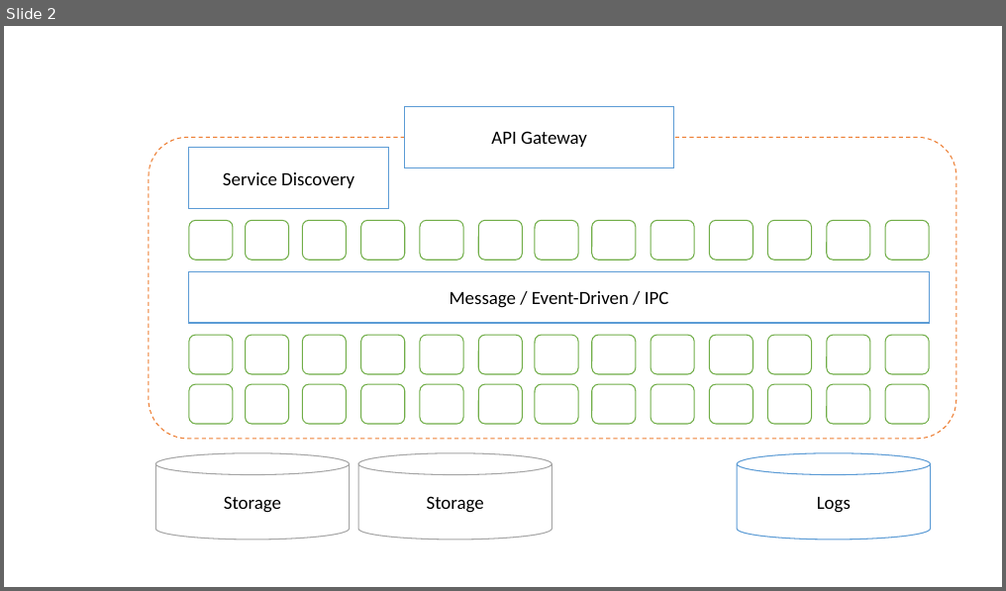
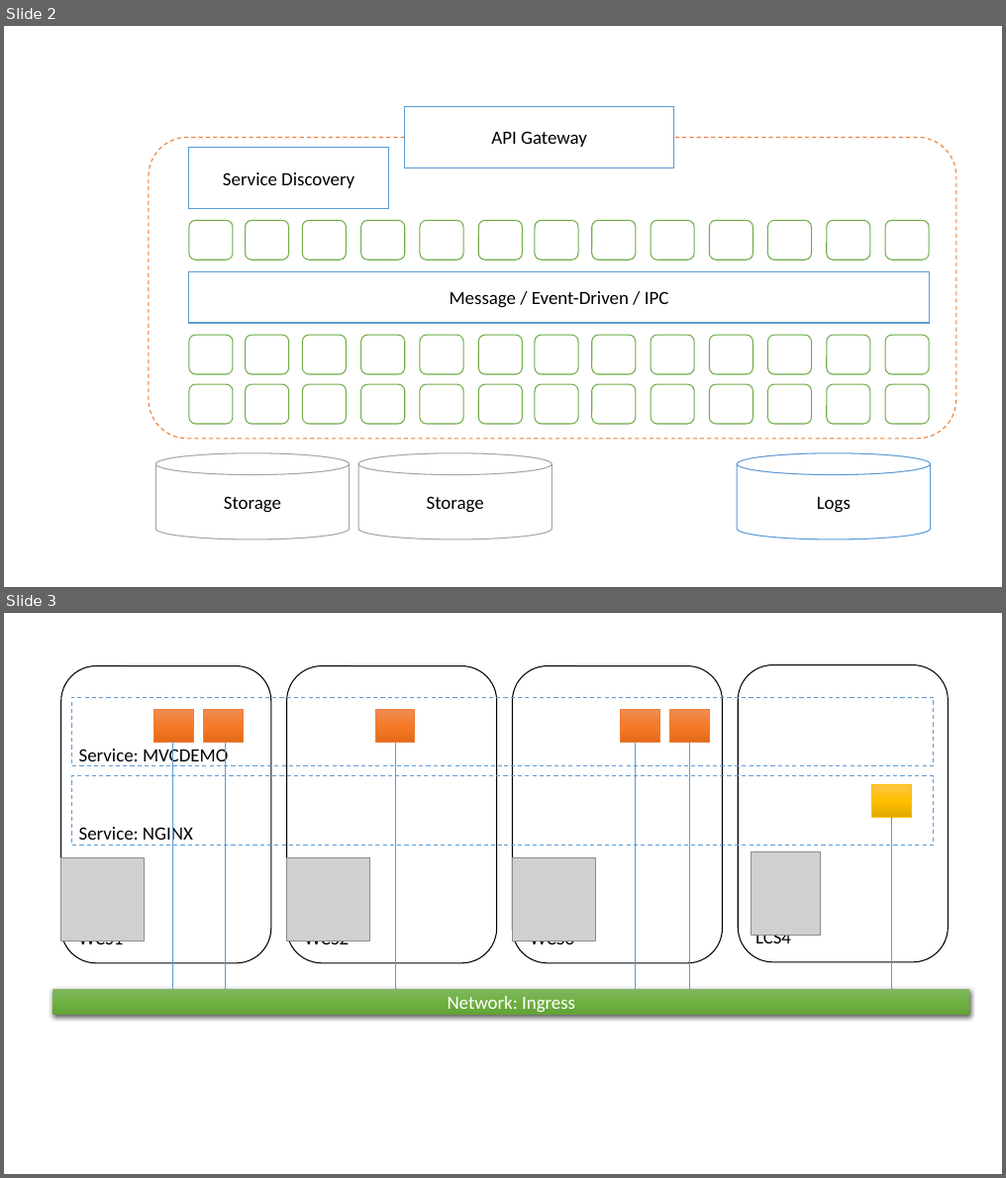
Before and after one commit to andrew0928/columns.chicken-house.net, a slide deck: wp-content/uploads/2017/05/slides.pptx. Shown one above the other, each under a label of ours: slide 2 before the commit, slides 2 and 3 after it. The pictures are 1006x591 and 1006x1178 pixels, drawn with LibreOffice and Linux fonts; fonts in the diff are those of the drawing; grey boxes stand for pictures. Boxes give left, top, right and bottom in pixels: in the first picture for what was removed or moved away, otherwise in the second. Text is boxed around its words. In the diff, an @@ line names an element or a change of style, - is before the commit and + after.

```diff
--- a/wp-content/uploads/2017/05/slides.pptx
+++ b/wp-content/uploads/2017/05/slides.pptx
@@ slide 3 added at (4,613,1002,1174), background #FFFFFF @@
@@ rounded rectangle added at (60,666,271,963), fill #FFFFFF, outline #000000 1 pt, 18 pt, text #000000 @@
+WCS1
@@ rounded rectangle added at (287,666,497,963), fill #FFFFFF, outline #000000 1 pt, 18 pt, text #000000 @@
+WCS2
@@ rounded rectangle added at (512,666,723,963), fill #FFFFFF, outline #000000 1 pt, 18 pt, text #000000 @@
+WCS3
@@ rounded rectangle added at (739,665,948,962), fill #FFFFFF, outline #000000 1 pt, 18 pt, text #000000 @@
+LCS4
@@ rectangle added at (71,697,933,766), outline #5B9BD5 1 pt dashed, 18 pt, text #000000 @@
+Service: MVCDEMO
@@ rectangle added at (153,710,193,742), fill gradient #F18C57 to #F67B28 to #E56C19, outline #ED7D31 0.5 pt @@
@@ rectangle added at (203,710,243,742), fill gradient #F18C57 to #F67B28 to #E56C19, outline #ED7D31 0.5 pt @@
@@ rectangle added at (375,710,415,742), fill gradient #F18C57 to #F67B28 to #E56C19, outline #ED7D31 0.5 pt @@
@@ rectangle added at (620,710,659,742), fill gradient #F18C57 to #F67B28 to #E56C19, outline #ED7D31 0.5 pt @@
@@ rectangle added at (670,710,710,742), fill gradient #F18C57 to #F67B28 to #E56C19, outline #ED7D31 0.5 pt @@
@@ line added from (172, 742) to (172, 989), #5B9BD5 0.5 pt @@
@@ line added from (226, 742) to (226, 989), #5B9BD5 0.5 pt @@
@@ line added from (395, 742) to (395, 989), #5B9BD5 0.5 pt @@
@@ line added from (635, 742) to (635, 989), #5B9BD5 0.5 pt @@
@@ line added from (690, 742) to (690, 989), #5B9BD5 0.5 pt @@
@@ rectangle added at (71,776,933,845), outline #5B9BD5 1 pt dashed, 18 pt, text #000000 @@
+Service: NGINX
@@ rectangle added at (871,784,912,817), fill gradient #FFC64B to #FFC000 to #E3AB00, outline #FFC000 0.5 pt @@
@@ line added from (892, 817) to (892, 989), #5B9BD5 0.5 pt @@
@@ picture added at (60,859,144,942) @@
@@ picture added at (287,859,370,942) @@
@@ picture added at (512,859,595,942) @@
@@ picture added at (751,853,820,936) @@
@@ rectangle added at (53,989,969,1016), fill gradient #81B861 to #6FB242 to #62A336, 18 pt, text #FFFFFF @@
+Network: Ingress
```
Also in this commit, not shown: 8 other files.
